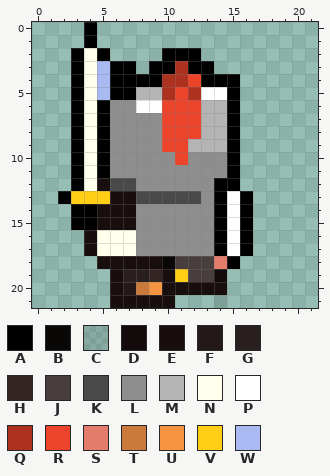
File history of a pixel-art sprite, Player/Player Images/walkup1.png. This is how it looked before the edit.
The file is 22x22 pixels. Pixels under 10% opacity are left out. Colours within 5 levels of each other are drawn and written as one.
Palette (. is transparent): A #000000  B #0a0707  C #120c0c1c  D #130b0b  E #190e0e  F #231919  G #291f1f  H #342424  J #483e3e  K #494949  L #8e8e8e  M #b5b4b4  N #ffffeb  P #ffffff  Q #ac321f  R #eb442a  S #e47c6c  T #ca7b3c  U #f69441  V #ffce15  W #a9baf2
Pixels before, first column x 2:
 0 ..A............
 1 ..A............
 2 .ANA....AAA....
 3 .ANWAA.AAQAA...
 4 .ANWAAAAQQRAAA.
 5 .ANWAAMMQRQPPA.
 6 .ANALLPPRRRMMA.
 7 .ANALLLLRRRMMA.
 8 .ANALLLLRRRMMA.
 9 .ANALLLLRRMMMA.
10 .ANALLLLLRLLLA.
11 .ANALLLLLLLLLA.
12 .ANEKKLLLLLLAA.
13 AVVVEEKKKKKLAPA
14 .AAEEELLLLLLAPA
15 .AAEEELLLLLLAPA
16 ..ENNNLLLLLLAPA
17 ..ENNNLLLLLLAPA
18 ...EEEEEBJJJSA.
19 ....EGGHEVJJD..
20 ....EFTUEEEEE..
21 ....EEEEE...C..
And afterwards:
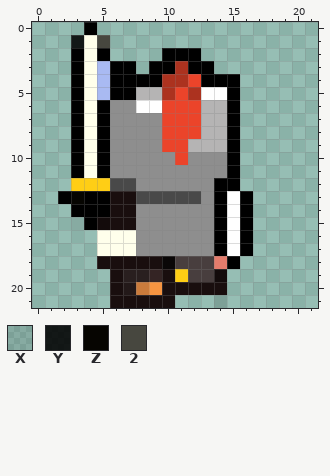
Colours new in this view: X #0000001a  Y #000000df  Z #060501  2 #46463efc
From the commit log: changed walking animation
From old to new:
Changed rows in their new state; - is an unchanged pixel.
first column x 3:
 1 YN2
first column x 3:
12 VVV
13 ZAA
14 --A
15 X-D
16 -.-
17 -.-
